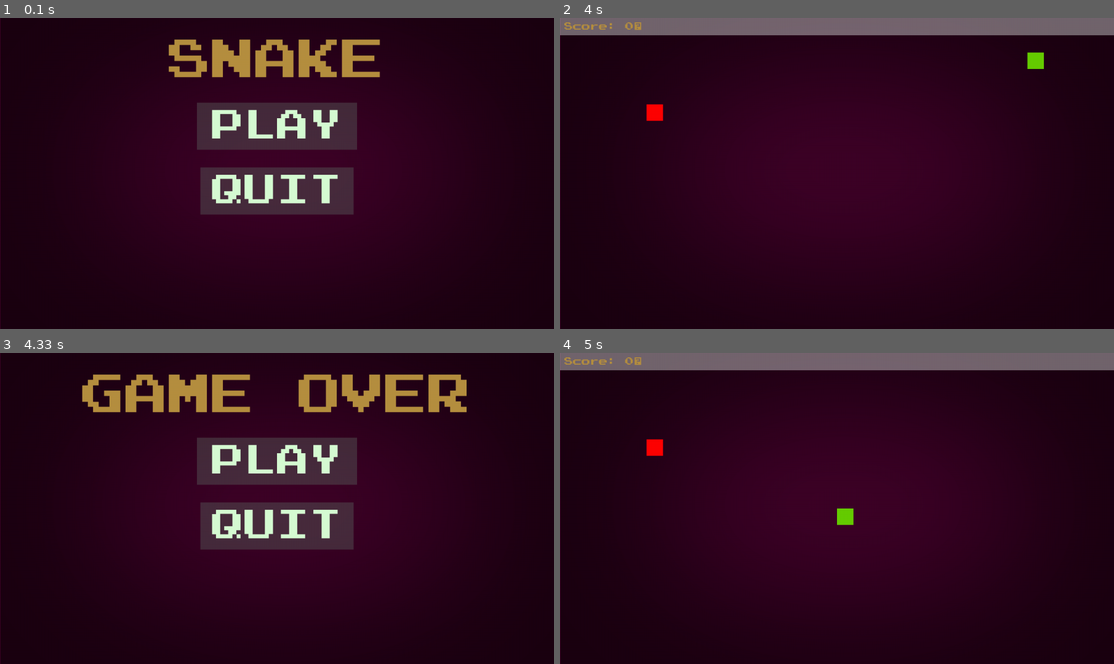
Above: before the commit, frames 1-4 (two rows, left to right).
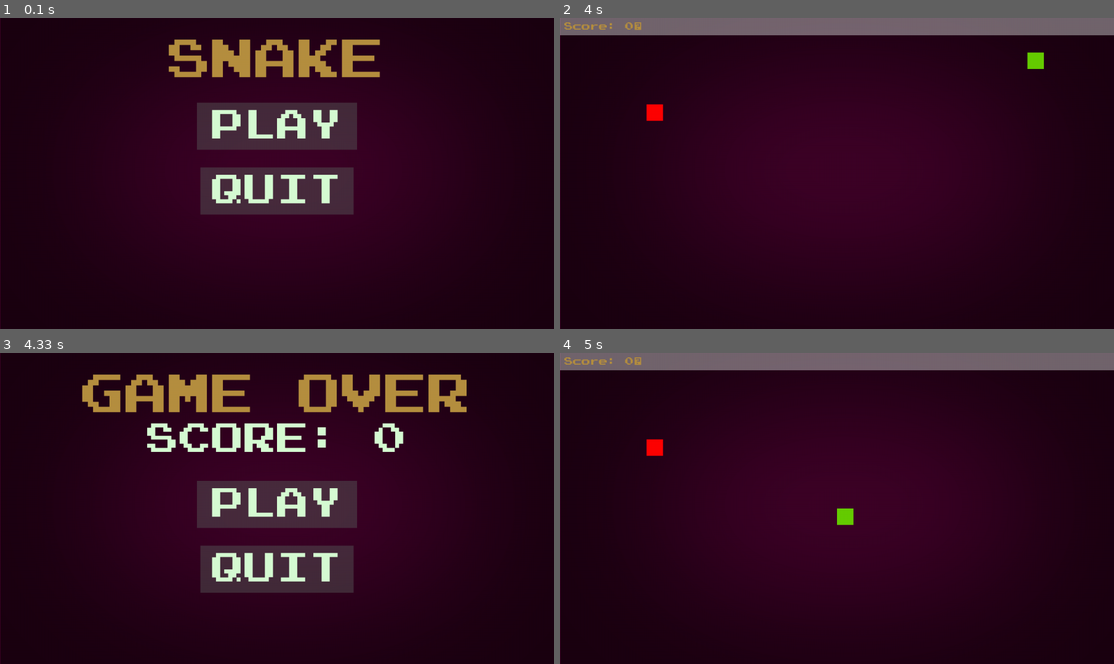
Above: after the commit, the same moments.

Repository: QanatArystan/snake-pygame
Game: pygame game, started from main.py
The game is run twice, just before and just after one commit, with the same random seed, the same clock (stepped at 60 frames per second) and the same inputs.
Inputs (mouse positions are in pixels of both pictures, inside the frame that each line leads up to):
- Up to frame 1 (0.1 s): no input
- Up to frame 2 (4 s): click "PLAY" at 0.38 s; hold D 0.67-1.13 s; move the mouse to (814, 185) at 0.7 s; hold W 1.17-1.47 s; hold D 1.5-1.97 s; hold S 2.57-2.87 s; hold A 2.9-3.3 s; hold W 3.33-3.7 s; click (1041, 282) at 3.87 s
- Up to frame 3 (4.33 s): no input
- Up to frame 4 (5 s): click "PLAY" at 4.85 s

Frames 1-2 are identical in both runs. In frame 3, 13% of the frame differs, in the area x 26-73%, y 22-78%; in frame 4, nothing differs.

Commit message:
fixed apple position, implemented win menu

Diff:
--- a/main.py
+++ b/main.py
@@ -9,6 +9,7 @@
 BLOCK_SIZE = GRID_SIZE - 2
 HEIGHT = SCREEN.get_height() // GRID_SIZE
 WIDTH = SCREEN.get_width() // GRID_SIZE
+TOTAL = (HEIGHT - 1) * WIDTH
 
 BG = pygame.image.load("assets/Background.png")
 
@@ -39,12 +40,17 @@
             if event.type == pygame.QUIT:
                 sys.exit()
 
+        if snake.count == TOTAL:
+            running = False
+            win()
+
 
         SCREEN.blit(BG, (0, 0))
         apple = pygame.Rect(snake.apple[0] * GRID_SIZE, snake.apple[1] * GRID_SIZE, BLOCK_SIZE, BLOCK_SIZE)
         pygame.draw.rect(SCREEN, "red", apple)
         # apple1 = pygame.Rect((WIDTH - 1) * GRID_SIZE, HEIGHT * GRID_SIZE, BLOCK_SIZE, BLOCK_SIZE)
         # pygame.draw.rect(SCREEN, "red", apple1)
+
 
 
         keys = pygame.key.get_pressed()
@@ -63,13 +69,9 @@
 
         print(snake.x + dtx, snake.y + dty)
 
-        if snake.x + dtx < 0 or snake.x + dtx == WIDTH or snake.y + dty < 0 or snake.y + dty == HEIGHT:
+        if snake.x + dtx < 0 or snake.x + dtx == WIDTH or snake.y + dty < 1 or snake.y + dty == HEIGHT or [snake.x, snake.y] in snake.body:
                 running = False
-                print("error")
-                game_over()
-        elif [snake.x, snake.y] in snake.body:
-            running = False
-            game_over()
+                game_over(snake.count)
 
 
         snake.update(dtx, dty, zeros)
@@ -85,7 +87,7 @@
                 if grid[column][row] == 1:
                     rect = pygame.Rect((row + 0) * GRID_SIZE, (column + 0) * GRID_SIZE, BLOCK_SIZE, BLOCK_SIZE)
                     pygame.draw.rect(SCREEN, "chartreuse3", rect)
-                elif grid[column][row] == 0:
+                elif grid[column][row] == 0 and column != 0:
                     zeros.append([row, column])
 
         bar = pygame.Surface((SCREEN.get_width(), GRID_SIZE), pygame.SRCALPHA)  # per-pixel alpha
@@ -107,7 +109,7 @@
         dt = clock.tick(10) / 1000
 
 
-def game_over():
+def game_over(score):
     while True:
         SCREEN.blit(BG, (0, 0))
 
@@ -116,12 +118,17 @@
         MENU_TEXT = get_font(100).render("GAME OVER", True, "#b68f40")
         MENU_RECT = MENU_TEXT.get_rect(center=(640, 100))
 
-        PLAY_BUTTON = Button(image=pygame.image.load("assets/Play Rect.png"), pos=(640, 250),
+        str = f'SCORE: {score}'
+        score_text = get_font(75).render(str, True, "#d7fcd4")
+        score_rect = score_text.get_rect(center=(640, 200))
+
+        PLAY_BUTTON = Button(image=pygame.image.load("assets/Play Rect.png"), pos=(640, 350),
                              text_input="PLAY", font=get_font(75), base_color="#d7fcd4", hovering_color="White")
-        QUIT_BUTTON = Button(image=pygame.image.load("assets/Quit Rect.png"), pos=(640, 400),
+        QUIT_BUTTON = Button(image=pygame.image.load("assets/Quit Rect.png"), pos=(640, 500),
                              text_input="QUIT", font=get_font(75), base_color="#d7fcd4", hovering_color="White")
 
         SCREEN.blit(MENU_TEXT, MENU_RECT)
+        SCREEN.blit(score_text, score_rect)
 
         for button in [PLAY_BUTTON, QUIT_BUTTON]:
             button.changeColor(MENU_MOUSE_POS)
@@ -140,6 +147,24 @@
 
         pygame.display.update()
 
+def win():
+    while True:
+        for event in pygame.event.get():
+            if event.type == pygame.QUIT:
+                sys.exit()
+
+        SCREEN.blit(BG, (0, 0))
+        MENU_TEXT = get_font(100).render("YOU WON", True, "#b68f40")
+        MENU_RECT = MENU_TEXT.get_rect(center=(640, 100))
+
+        score_text = get_font(50).render("take a break", True, "#d7fcd4")
+        score_rect = score_text.get_rect(center=(640, 200))
+
+        SCREEN.blit(score_text, score_rect)
+
+        SCREEN.blit(MENU_TEXT, MENU_RECT)
+        pygame.display.update()
+
 
 def main_menu():
     while True:
--- a/snake.py
+++ b/snake.py
@@ -12,7 +12,7 @@
     def update(self, dtx: int, dty: int, empty_cells) -> None:
         if [self.x, self.y] == self.apple:
             self.body.append((self.x, self.y))
-            rnd_num = randint(0, len(empty_cells))
+            rnd_num = randint(0, len(empty_cells) - 1)
             self.apple = empty_cells[rnd_num]
             self.count += 1
         elif self.body:
